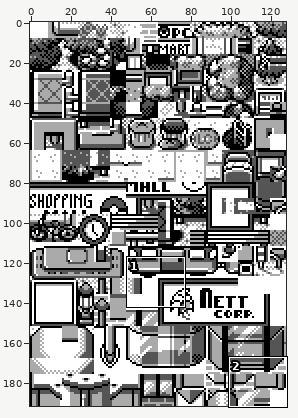
Sprite sheet -- gfx/tilesets/luster.png. The picture above shows the old version from afar; the outline marks the close-up.
Close-up. Before the edit:
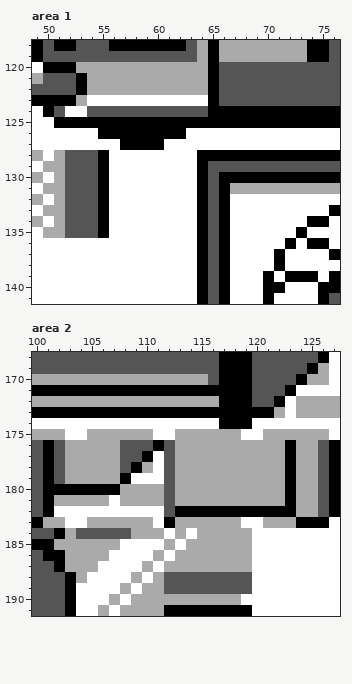
The file is 128x192 pixels. Shown: area 1: x 49..76, y 118..141; area 2: x 100..127, y 168..191.
Now the later version:
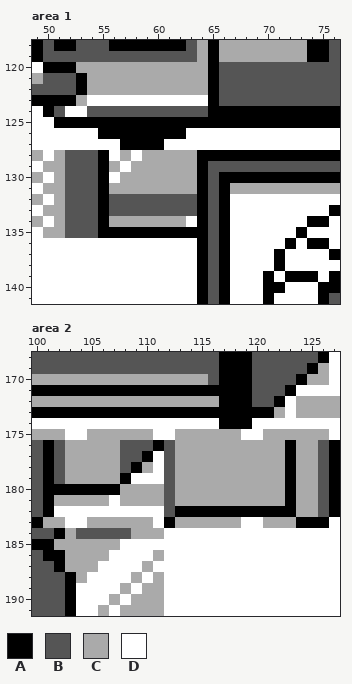
Palette (. is transparent): A #000000  B #555555  C #aaaaaa  D #ffffff
The author wrote: Don't use tiles $1:FE-FF; the battle intro overwrites it
What changed:
Area 1:
y 128: x 57 D -> C; x 59..63 DDDDD -> CCCCC
y 129: x 56 D -> C; x 58..63 DDDDDD -> CCCCCC
y 130: x 57..63 DDDDDDD -> CCCCCCC
y 131: x 56..63 DDDDDDDD -> CCCCCCCC
y 132..133: x 56..63 DDDDDDDD -> BBBBBBBB
y 134: x 56..62 DDDDDDD -> CCCCCCC
y 135: x 56..63 DDDDDDDD -> AAAAAAAA
Area 2:
y 184: x 113 C -> D; x 115..119 CCCCC -> DDDDD
y 185: x 112 C -> D; x 114..119 CCCCCC -> DDDDDD
y 186: x 113..119 CCCCCCC -> DDDDDDD
y 187: x 112..119 CCCCCCCC -> DDDDDDDD
y 188..189: x 112..119 BBBBBBBB -> DDDDDDDD
y 190: x 112..118 CCCCCCC -> DDDDDDD
y 191: x 112..119 AAAAAAAA -> DDDDDDDD
Pixel boxes of the changes (left, top, right, bottom) in both close-ups:
changed: (109, 150, 197, 238)
changed: (164, 528, 252, 616)
